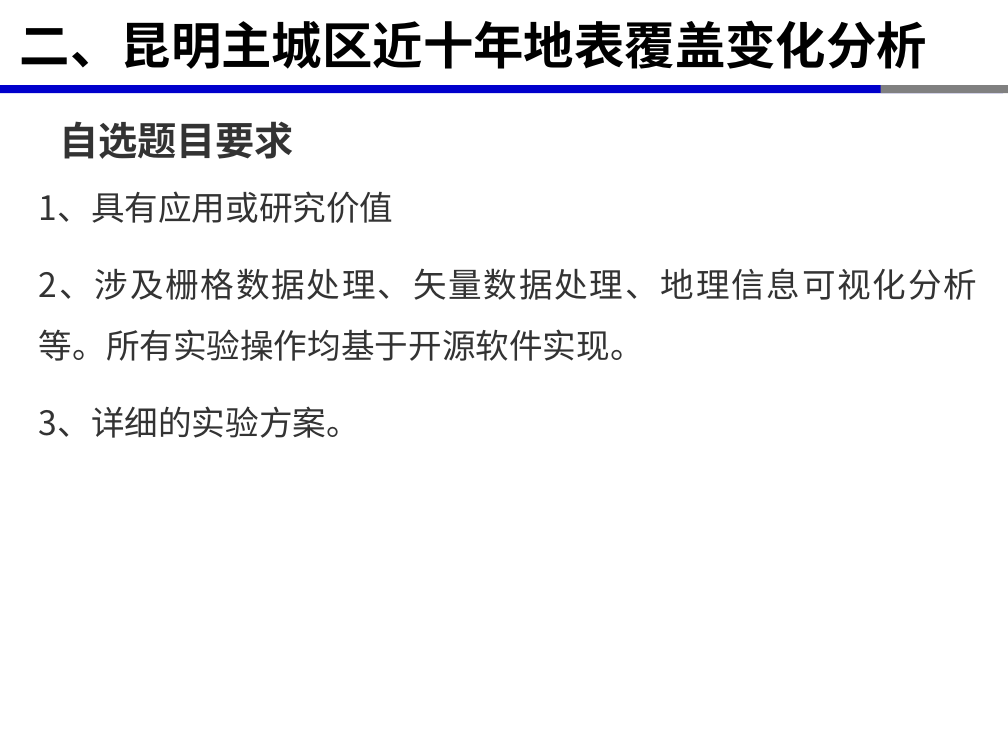
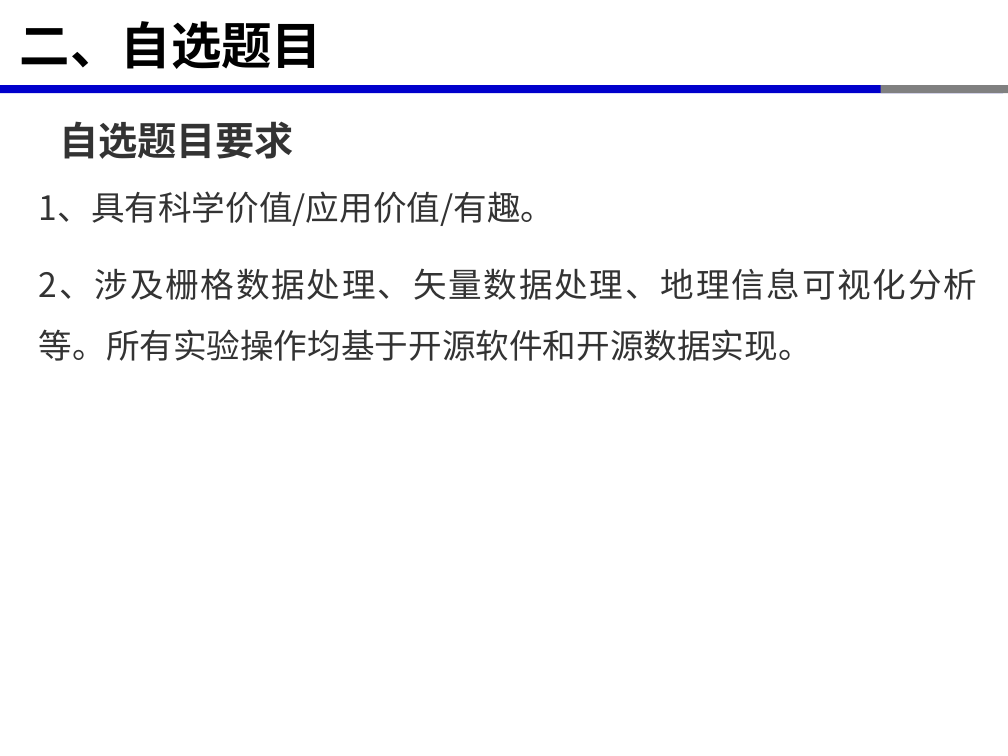
Before and after one commit to xinluo2018/open-source-gis-course, a slide deck: slide 8 of 第7章-开源GIS项目实践-6课时/第7章-开源GIS项目应用实践.pptx. Drawn at 1008x756 pixels with LibreOffice and Linux fonts; fonts in the diff are those of the drawing. Boxes give left, top, right and bottom in pixels: in the first picture for what was removed or moved away, otherwise in the second. Text is boxed around its words. In the diff, an @@ line names an element or a change of style, - is before the commit and + after.

```diff
--- a/第7章-开源GIS项目实践-6课时/第7章-开源GIS项目应用实践.pptx
+++ b/第7章-开源GIS项目实践-6课时/第7章-开源GIS项目应用实践.pptx
@@ title at box(20, 21, 322, 69): text changed @@
-二、昆明主城区近十年地表覆盖变化分析
+二、自选题目
@@ text at box(39, 191, 977, 361): text changed @@
-1、具有应用或研究价值
-2、涉及栅格数据处理、矢量数据处理、地理信息可视化分析等。所有实验操作均基于开源软件实现。
-3、详细的实验方案。
+1、具有科学价值/应用价值/有趣。
+2、涉及栅格数据处理、矢量数据处理、地理信息可视化分析等。所有实验操作均基于开源软件和开源数据实现。
```
Also in this commit, not shown: 3 other slides changed, 2 slides added, 2 slides removed, 7 other files.
